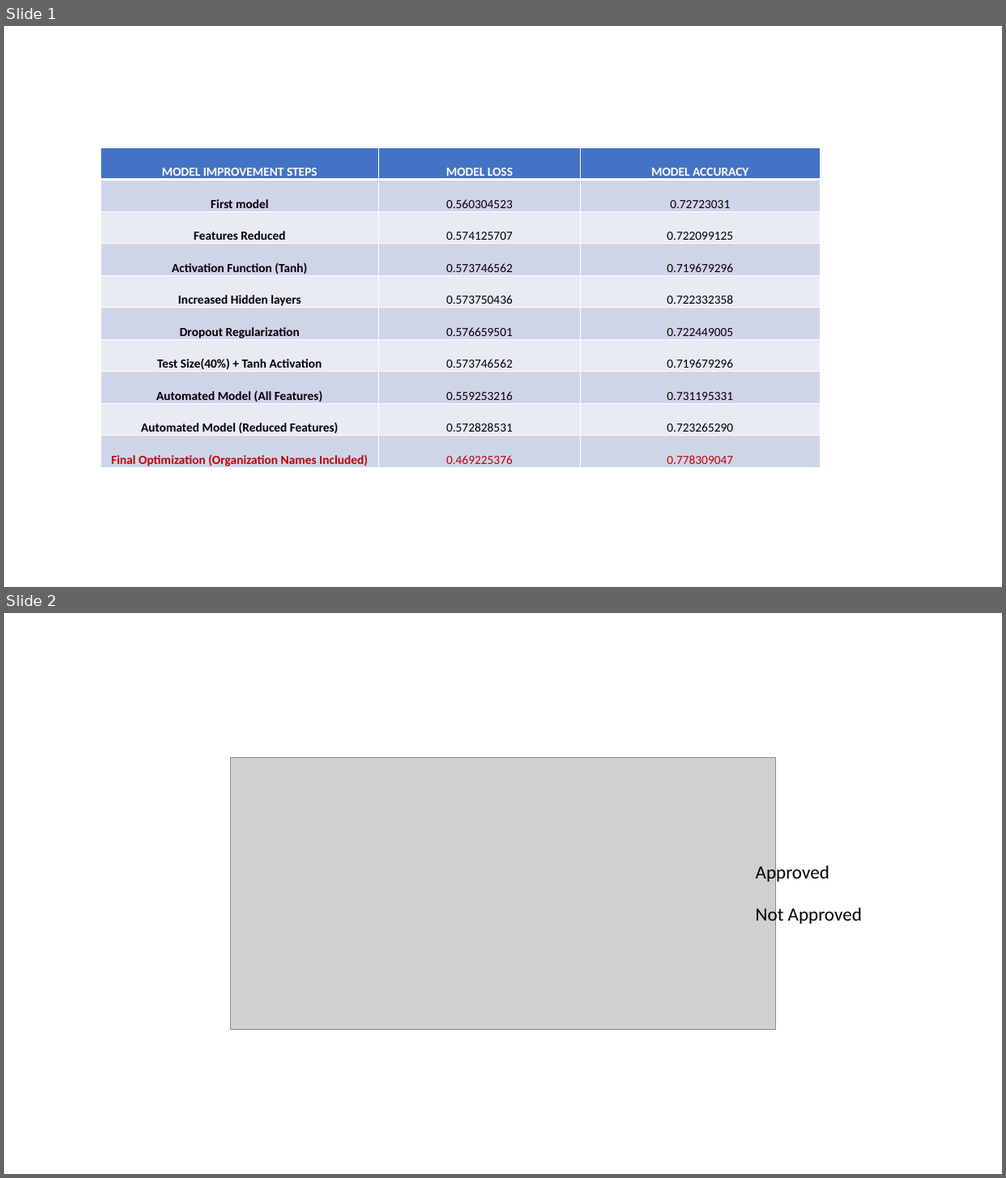
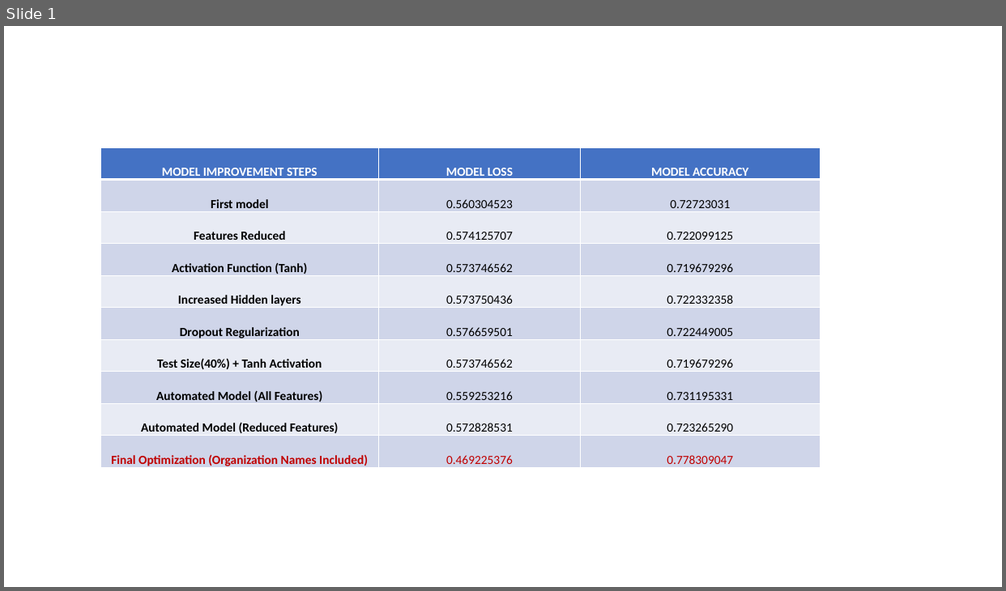
Before and after one commit to fbrowther/Artificial_Neural_Network-to-Predict_Charity_Funding-, a slide deck: Images/table for accuracy score.pptx. Shown one above the other, each under a label of ours: slides 1 and 2 before the commit, slide 1 after it. The pictures are 1006x1178 and 1006x591 pixels, drawn with LibreOffice and Linux fonts; fonts in the diff are those of the drawing; grey boxes stand for pictures. Boxes give left, top, right and bottom in pixels: in the first picture for what was removed or moved away, otherwise in the second. Text is boxed around its words. In the diff, an @@ line names an element or a change of style, - is before the commit and + after.

```diff
--- a/Images/table for accuracy score.pptx
+++ b/Images/table for accuracy score.pptx
@@ slide 2 removed at (4, 613, 1002, 1174), background #FFFFFF @@
@@ picture removed at (230, 757, 776, 1030) @@
@@ text removed at (756, 863, 829, 884) @@
-Approved
@@ text removed at (756, 905, 862, 926) @@
-Not Approved
```
Also in this commit, not shown: 1 slide added, 3 other files.
